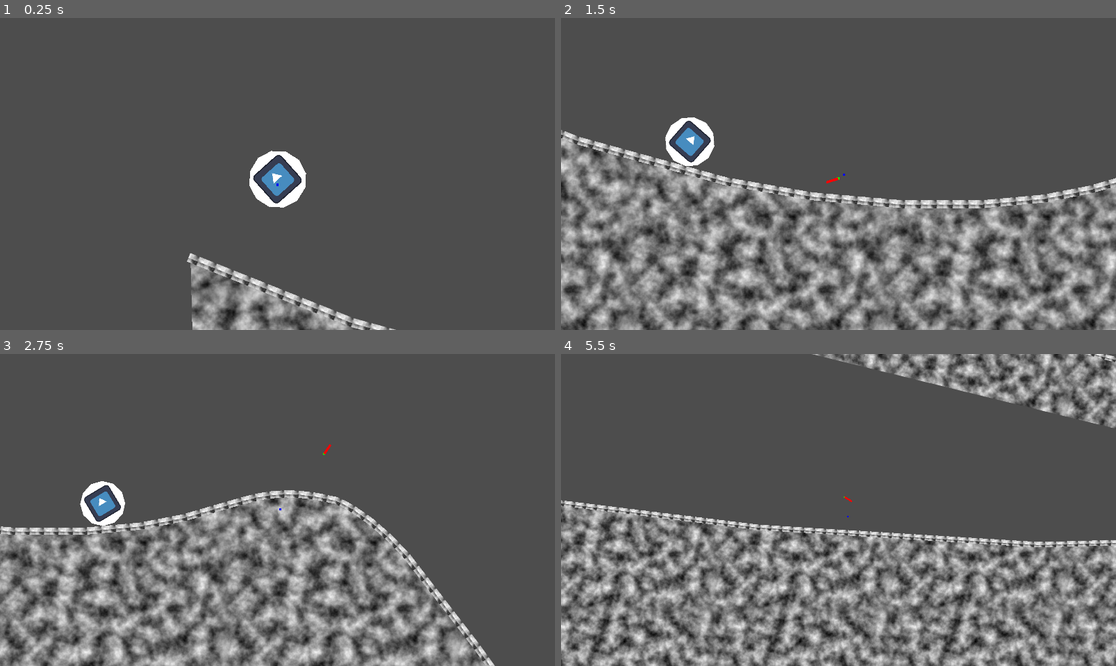
Above: before the commit, frames 1-4 (two rows, left to right).
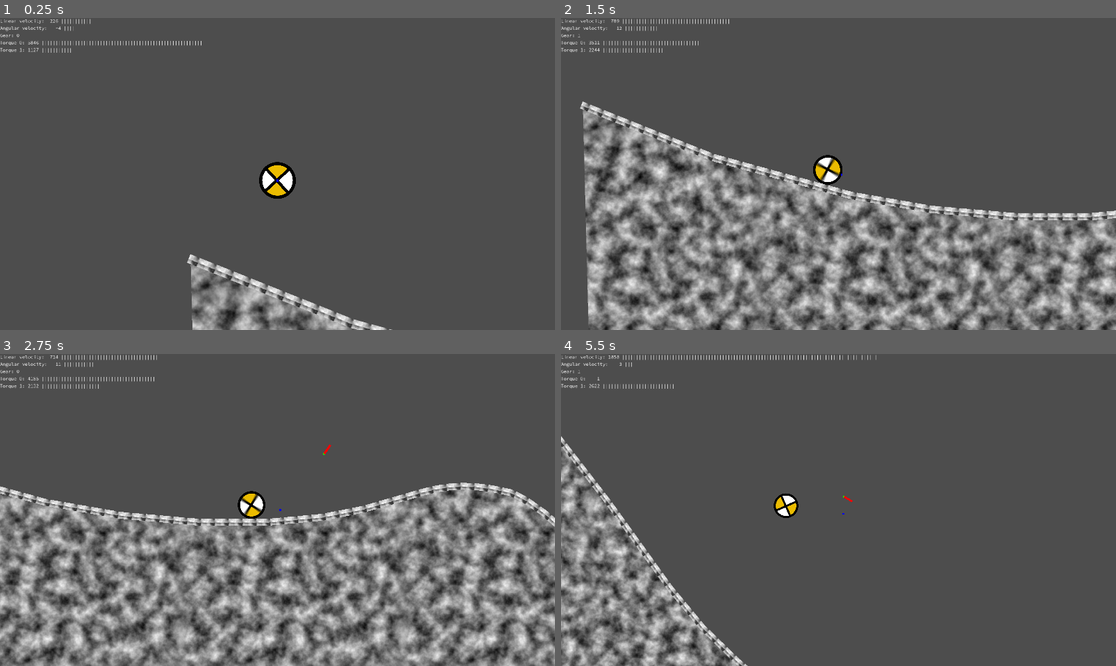
Above: after the commit, the same moments.

Repository: 4kxz/spin
Game: Godot game, scene res://Main.tscn
The game is run twice, just before and just after one commit, with the same random seed, the same clock (stepped at 60 frames per second) and the same inputs. The engine's default icon, where the game draws it, is replaced by a stand-in: a white triangle on a blue panel in a dark square.
Inputs (mouse positions are in pixels of both pictures, inside the frame that each line leads up to):
- Up to frame 1 (0.25 s): no input
- Up to frame 2 (1.5 s): tap Enter at 0.5 s; move the mouse to (960, 158) at 0.52 s; hold Mouse wheel down (gear_down) 0.53-1.25 s; click (960, 158) at 0.67 s; click (960, 158) at 0.77 s; tap Mouse wheel up (gear_up) at 0.8 s; click (960, 158) at 1.07 s; drag from (727, 189) to (810, 236) at 1.27 s
- Up to frame 3 (2.75 s): move the mouse to (333, 441) at 2.02 s; press the mouse at (333, 441) at 2.03 s; tap Mouse wheel down (gear_down) at 2.3 s
- Up to frame 4 (5.5 s): release the mouse at (894, 441) at 2.75 s; drag from (810, 572) to (672, 463) at 2.77 s; move the mouse to (1005, 556) at 3.52 s; hold Mouse wheel up (gear_up) 3.53-4.25 s; click (1005, 556) at 3.77 s; click (1005, 556) at 3.8 s; click (1005, 556) at 4.07 s; drag from (672, 463) to (755, 432) at 4.27 s; move the mouse to (866, 510) at 5.02 s; hold Alt from 5.03 s (still down); click (866, 510) at 5.17 s; tap Mouse wheel up (gear_up) at 5.3 s

The runs differ from the first frame. In frame 1, 2.3% of the frame differs, in the area x 0-72%, y 0-100%; in frame 2, 36%; in frame 3, 39%; in frame 4, 39%, in the area x 0-100%, y 0-100%.

Commit message:
Gears, shifting and torque

Diff:
--- a/Ball.gd
+++ b/Ball.gd
@@ -1,35 +1,105 @@
-extends RigidBody2D
+class_name BallBody extends RigidBody2D
 
-@export var dust_velocity := 1000.0
-@export var particles_per_second := 24
+const GEARS = [
+	{"a": -0.01, "b": 6, "t_min": 5000},
+	{"a": -0.001, "b": 3, "t_min": 500},
+]
+
+@export var control_point: ControlPoint
+@export var jump_impulse := 500
 @export var dust_particles: GPUParticles2D
-@export var blur_start := 15
-@export var blur_intensity := 0.05
-@export var wheel_sprite: Sprite2D
+@export var dust_frequency := 24
+@export var dust_speed := 5
+@export var dust_trigger_velocity := 1000.0
+@export var sprite: Sprite2D
+@export var blur_start := 5
+@export var blur_intensity := 0.1
+@export var camera: PhantomCamera2D
+@export var camera_target: Marker2D
+@export var camera_speed := 0.1
+@export var gear_auto_shift := true
+@export var gear_delay_period := 1.0
+@export var gear_cooldown_period := 2.0
+@export var gear_shift_slack := 1.1  # 10%
 
-var next_particle := 0.0
-var velocity := 0.0
+var current_gear := 0
+var gear_cooldown_timer := 0.0
+var gear_torque := [0.0, 0.0]
+var previous_angle := 0.0
+var previous_velocity := 0.0
+var dust_particle_timer := 0.0
+var is_grounded := false
+
+@onready var dust_period = 1.0 / dust_frequency
+
+
+func _process(delta: float) -> void:
+	# Camera
+	var zoom := sqrt(1.0 / (1.0 + linear_velocity.length() / 1000.0))
+	camera.set_zoom(lerp(camera.zoom, Vector2(zoom, zoom), delta))
+	camera_target.position = lerp(camera_target.position, linear_velocity, camera_speed * delta)
 
 
 func _physics_process(delta: float) -> void:
-	next_particle += delta
-	var blur_amount := maxf(0.0, absf(angular_velocity) - blur_start) * blur_intensity
-	wheel_sprite.material.set_shader_parameter("amount", blur_amount)
+	# Gear cooldown
+	gear_cooldown_timer += delta
+	# Dust particles
+	dust_particle_timer += delta
+	# Motion blur
+	var blur_amount := maxf((absf(angular_velocity) - blur_start) / blur_start * blur_intensity, 0)
+	sprite.material.set_shader_parameter("amount", blur_amount)
 
 
 func _integrate_forces(state: PhysicsDirectBodyState2D) -> void:
-	var prev_velocity = velocity
-	velocity = linear_velocity.length()
-	if prev_velocity < dust_velocity:
-		return
-	if next_particle < (1.0 / particles_per_second):
-		return
-	if state.get_contact_count():
-		next_particle = 0.0
+	# Angular delta
+	var speed := linear_velocity.length()
+	for i in GEARS.size():
+		var gear = GEARS[i]
+		gear_torque[i] = maxf(gear.a * speed ** 2 + gear.b * speed + gear.t_min, 1)
+	var angle_delta := control_point.angle - previous_angle
+	if angle_delta > PI:
+		angle_delta -= 2 * PI
+	elif angle_delta < -PI:
+		angle_delta += 2 * PI
+	previous_angle = control_point.angle
+	# Gear shifting
+	if gear_auto_shift and gear_cooldown_timer >= gear_cooldown_period:
+		for i in GEARS.size():
+			if gear_torque[i] > gear_torque[current_gear] + gear_shift_slack:
+				get_tree().create_timer(gear_delay_period).timeout.connect(_set_gear.bind(i))
+				gear_cooldown_timer = 0
+	# Apply forces
+	is_grounded = state.get_contact_count() > 0
+	if is_grounded:
+		state.apply_torque_impulse(gear_torque[current_gear] * angle_delta)
+	else:
+		# Air control
+		var torque_multiplier = 0.5 if signf(angle_delta) == signf(angular_velocity) else 1.5
+		state.apply_torque_impulse(gear_torque[current_gear] * angle_delta * torque_multiplier)
+	# Dust particles
+	if is_grounded and previous_velocity >= dust_trigger_velocity and dust_particle_timer >= dust_period:
+		var dust_transform = Transform2D(0, state.get_contact_collider_position(0))
+		var dust_velocity = linear_velocity / dust_speed
 		dust_particles.emit_particle(
-			Transform2D(0, state.get_contact_collider_position(0)),
-			-linear_velocity / 5.0,
+			dust_transform,
+			-dust_velocity,
 			Color.WHITE,
 			Color.WHITE,
 			GPUParticles2D.EmitFlags.EMIT_FLAG_POSITION | GPUParticles2D.EMIT_FLAG_VELOCITY,
 		)
+		dust_particle_timer = 0
+	previous_velocity = linear_velocity.length()
+
+
+func _input(event: InputEvent) -> void:
+	if event.is_action_pressed("jump"):
+		var jump_direction = position.direction_to(get_global_mouse_position())
+		apply_central_impulse(jump_impulse * jump_direction)
+	elif event.is_action_pressed("gear_up"):
+		current_gear = min(current_gear + 1, 1)
+	elif event.is_action_pressed("gear_down"):
+		current_gear = max(current_gear - 1, 0)
+
+
+func _set_gear(i: int) -> void:
+	current_gear = i
--- /dev/null
+++ b/BallMetrics.gd
@@ -0,0 +1,33 @@
+extends Control
+
+@export var ball: BallBody
+
+@onready var linear_velocity: Label = $Container/LinearVelocity
+@onready var angular_velocity: Label = $Container/AngularVelocity
+@onready var torque0: Label = $Container/Torque0
+@onready var torque1: Label = $Container/Torque1
+@onready var gear: Label = $Container/Gear
+
+
+func _process(_delta: float) -> void:
+	# Linear velocity
+	var lv := roundi(ball.linear_velocity.length())
+	@warning_ignore("integer_division")
+	var lv_bars :=  '|'.repeat(lv / 20)
+	linear_velocity.set_text("Linear velocity: %4d %s" % [lv, lv_bars])
+	# Angular velocity
+	var av := roundi(ball.angular_velocity)
+	var av_bars :=  '|'.repeat(abs(av))
+	angular_velocity.set_text("Angular velocity: %4d %s" % [av, av_bars])
+	# Torque Gear 0
+	var t0 := roundi(ball.gear_torque[0])
+	@warning_ignore("integer_division")
+	var t0_bars :=  '|'.repeat(abs(t0 / 100))
+	torque0.set_text("Torque 0: %4d %s" % [t0, t0_bars])
+	# Torque Gear 1
+	var t1 := roundi(ball.gear_torque[1])
+	@warning_ignore("integer_division")
+	var t1_bars :=  '|'.repeat(abs(t1 / 100))
+	torque1.set_text("Torque 1: %4d %s" % [t1, t1_bars])
+	# Gear
+	gear.set_text("Gear: %s" % ball.current_gear)
--- a/ControlPoint.gd
+++ b/ControlPoint.gd
@@ -1,15 +1,16 @@
 class_name ControlPoint extends Marker2D
 
 @export var sensitivity := 3.0
+@export var max_distance := 25
 
 var angle := 0.0
 
 @onready var line = $Line
 
 
-func _process(delta: float):
+func _process(delta: float) -> void:
 	var mouse_position := get_global_mouse_position()
 	angle = global_position.angle_to_point(mouse_position)
-	if global_position.distance_to(mouse_position) > 25:
+	if global_position.distance_to(mouse_position) > max_distance:
 		global_position = lerp(global_position, mouse_position, delta * sensitivity)
 	line.rotation = angle
--- a/Controller.gd
+++ b/Controller.gd
@@ -1,46 +1 @@
 extends Node2D
-
-const GEAR_RATIOS = [2.0, 1.0]
-const GEAR_COLORS = [Color.BLUE, Color.RED]
-
-@export var body: RigidBody2D
-@export var force_multiplier := 2500
-@export var jump_multiplier := 500
-@export var camera: PhantomCamera2D
-@export var camera_target_sensitivity := 2.0
-@export var control_point: ControlPoint
-
-var gear := 0
-var previous_angle := 0.0
-
-@onready var camera_target: Marker2D = $CameraScale/CameraTarget
-
-
-func _process(delta: float) -> void:
-	camera_target.position = lerp(
-		camera_target.position,
-		body.linear_velocity,
-		delta * camera_target_sensitivity,
-	)
-
-
-func _physics_process(_delta) -> void:
-	var angle_delta := control_point.angle - previous_angle
-	if angle_delta > PI:
-		angle_delta -= 2 * PI
-	elif angle_delta < -PI:
-		angle_delta += 2 * PI
-	previous_angle = control_point.angle
-	body.apply_torque_impulse(angle_delta * force_multiplier * GEAR_RATIOS[gear])
-	var zoom := sqrt(1.0 / (1.0 + body.linear_velocity.length() / 1000.0))
-	camera.set_zoom(lerp(camera.zoom, Vector2(zoom, zoom), 0.01))
-
-
-func _input(event: InputEvent) -> void:
-	if event.is_action_pressed("jump"):
-		var jump_direction = position.direction_to(get_global_mouse_position())
-		body.apply_central_impulse(jump_direction * jump_multiplier)
-	elif event.is_action_pressed("gear_up"):
-		gear = min(gear + 1, 1)
-	elif event.is_action_pressed("gear_down"):
-		gear = max(gear - 1, 0)
--- a/Main.tscn
+++ b/Main.tscn
@@ -7,6 +7,7 @@
 [ext_resource type="Script" path="res://addons/phantom_camera/scripts/phantom_camera/phantom_camera_2D.gd" id="3_4le1s"]
 [ext_resource type="Script" path="res://addons/phantom_camera/scripts/resources/tween_resource.gd" id="4_5ypob"]
 [ext_resource type="Script" path="res://addons/phantom_camera/scripts/phantom_camera_host/phantom_camera_host.gd" id="5_uk086"]
+[ext_resource type="Texture2D" uid="uid://dxf3n28pxvq76" path="res://wheel.png" id="5_vpms3"]
 [ext_resource type="Script" path="res://ControlPoint.gd" id="6_3w4r0"]
 [ext_resource type="Script" path="res://addons/rmsmartshape/shapes/shape_closed.gd" id="7_de7gc"]
 [ext_resource type="Script" path="res://addons/rmsmartshape/vertex_properties.gd" id="8_h7fck"]
@@ -16,9 +17,11 @@
 [ext_resource type="Script" path="res://addons/rmsmartshape/normal_range.gd" id="12_8tay4"]
 [ext_resource type="Script" path="res://addons/rmsmartshape/materials/shape_material.gd" id="12_xh0sm"]
 [ext_resource type="Script" path="res://addons/rmsmartshape/materials/edge_material_metadata.gd" id="13_6ufj8"]
+[ext_resource type="Script" path="res://BallMetrics.gd" id="18_52ham"]
+[ext_resource type="FontFile" uid="uid://cjgo8gf0cp441" path="res://addons/rmsmartshape/assets/SourceCodeVariable-Roman.ttf" id="18_frydj"]
 
 [sub_resource type="CircleShape2D" id="CircleShape2D_dqnmd"]
-radius = 100.0
+radius = 64.0
 
 [sub_resource type="ShaderMaterial" id="ShaderMaterial_u1811"]
 shader = ExtResource("2_j3vag")
@@ -745,6 +748,9 @@
 _next_key = 8
 _material_overrides = {}
 
+[sub_resource type="Theme" id="Theme_nx1nb"]
+default_font = ExtResource("18_frydj")
+
 [node name="Node2D" type="Node2D"]
 
 [node name="Camera2D" type="Camera2D" parent="."]
@@ -767,34 +773,33 @@
 
 [node name="Player" type="Node2D" parent="."]
 
-[node name="Ball" type="RigidBody2D" parent="Player" node_paths=PackedStringArray("dust_particles", "wheel_sprite")]
+[node name="Ball" type="RigidBody2D" parent="Player" node_paths=PackedStringArray("control_point", "dust_particles", "sprite", "camera", "camera_target")]
 max_contacts_reported = 1
 contact_monitor = true
 script = ExtResource("1_q7fn6")
+control_point = NodePath("../../Camera2D/ControlPoint")
 dust_particles = NodePath("../Controller/DustParticles")
-wheel_sprite = NodePath("WheelSprite")
+sprite = NodePath("WheelSprite")
+camera = NodePath("../PlayerCamera2D")
+camera_target = NodePath("../Controller/CameraScale/CameraTarget")
 metadata/_edit_group_ = true
 
 [node name="CollisionShape2D" type="CollisionShape2D" parent="Player/Ball"]
+visible = false
 shape = SubResource("CircleShape2D_dqnmd")
-
-[node name="Polygon2D" type="Polygon2D" parent="Player/Ball"]
-polygon = PackedVector2Array(49, -87, 86, -51, 100, 1, 87, 51, 53, 86, 1, 101, -50, 87, -86, 52, -100, 1, -87, -49, -52, -84, 0, -100)
 
 [node name="WheelSprite" type="Sprite2D" parent="Player/Ball"]
 material = SubResource("ShaderMaterial_u1811")
-texture = ExtResource("2_67n3d")
+scale = Vector2(0.5, 0.5)
+texture = ExtResource("5_vpms3")
 
 [node name="RemoteTransform2D" type="RemoteTransform2D" parent="Player/Ball"]
 remote_path = NodePath("../../Controller")
 update_rotation = false
 update_scale = false
 
-[node name="Controller" type="Node2D" parent="Player" node_paths=PackedStringArray("body", "camera", "control_point")]
+[node name="Controller" type="Node2D" parent="Player"]
 script = ExtResource("1_1tae5")
-body = NodePath("../Ball")
-camera = NodePath("../PlayerCamera2D")
-control_point = NodePath("../../Camera2D/ControlPoint")
 
 [node name="CameraScale" type="Node2D" parent="Player/Controller"]
 scale = Vector2(0.8, 0.4)
@@ -896,3 +901,36 @@
 visible = false
 modulate = Color(1, 1, 1, 0.3)
 polygon = PackedVector2Array(12394.9, 1080.03, 12228.2, 1355.81, 11889.7, 1525.47, 11293.2, 1596.52, 9280.26, 1102.14,  …(214 unchanged characters)…
+
+[node name="CanvasLayer" type="CanvasLayer" parent="."]
+
+[node name="BallMetrics" type="Control" parent="CanvasLayer" node_paths=PackedStringArray("ball")]
+layout_mode = 3
+anchors_preset = 15
+anchor_right = 1.0
+anchor_bottom = 1.0
+grow_horizontal = 2
+grow_vertical = 2
+theme = SubResource("Theme_nx1nb")
+script = ExtResource("18_52ham")
+ball = NodePath("../../Player/Ball")
+
+[node name="Container" type="VBoxContainer" parent="CanvasLayer/BallMetrics"]
+layout_mode = 0
+offset_right = 40.0
+offset_bottom = 40.0
+
+[node name="LinearVelocity" type="Label" parent="CanvasLayer/BallMetrics/Container"]
+layout_mode = 2
+
+[node name="AngularVelocity" type="Label" parent="CanvasLayer/BallMetrics/Container"]
+layout_mode = 2
+
+[node name="Gear" type="Label" parent="CanvasLayer/BallMetrics/Container"]
+layout_mode = 2
+
+[node name="Torque0" type="Label" parent="CanvasLayer/BallMetrics/Container"]
+layout_mode = 2
+
+[node name="Torque1" type="Label" parent="CanvasLayer/BallMetrics/Container"]
+layout_mode = 2
--- a/project.godot
+++ b/project.godot
@@ -25,6 +25,10 @@
 
 enabled=PackedStringArray("res://addons/phantom_camera/plugin.cfg", "res://addons/rmsmartshape/plugin.cfg")
 
+[filesystem]
+
+import/blender/enabled=false
+
 [input]
 
 jump={
Not shown: 47 places in Main.tscn that only renumber resources
Binary file added: wheel.png
Not shown, added: wheel.png.import
